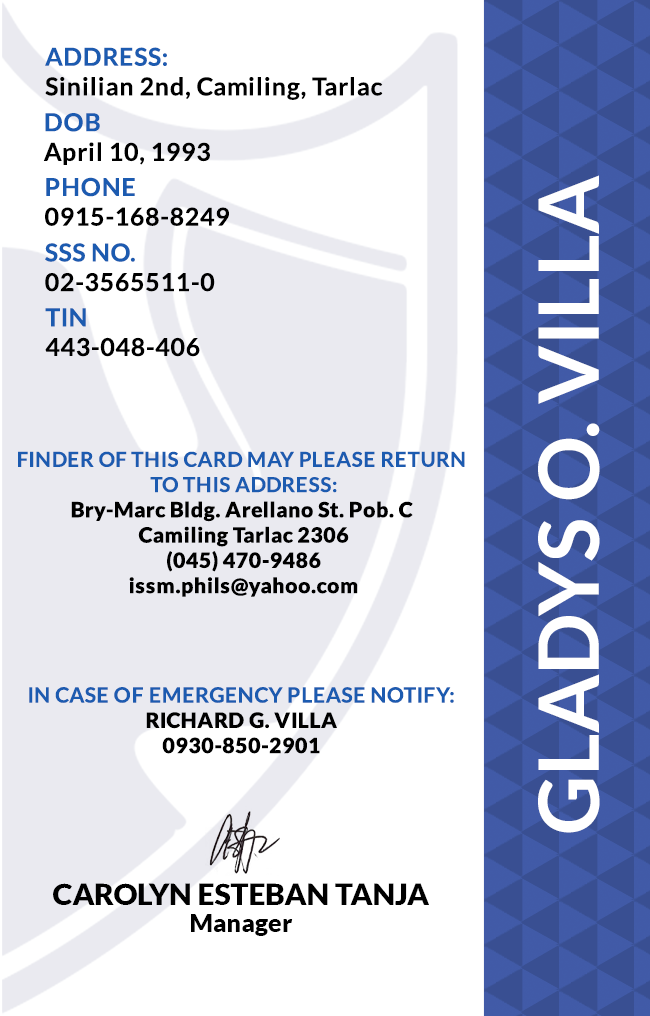
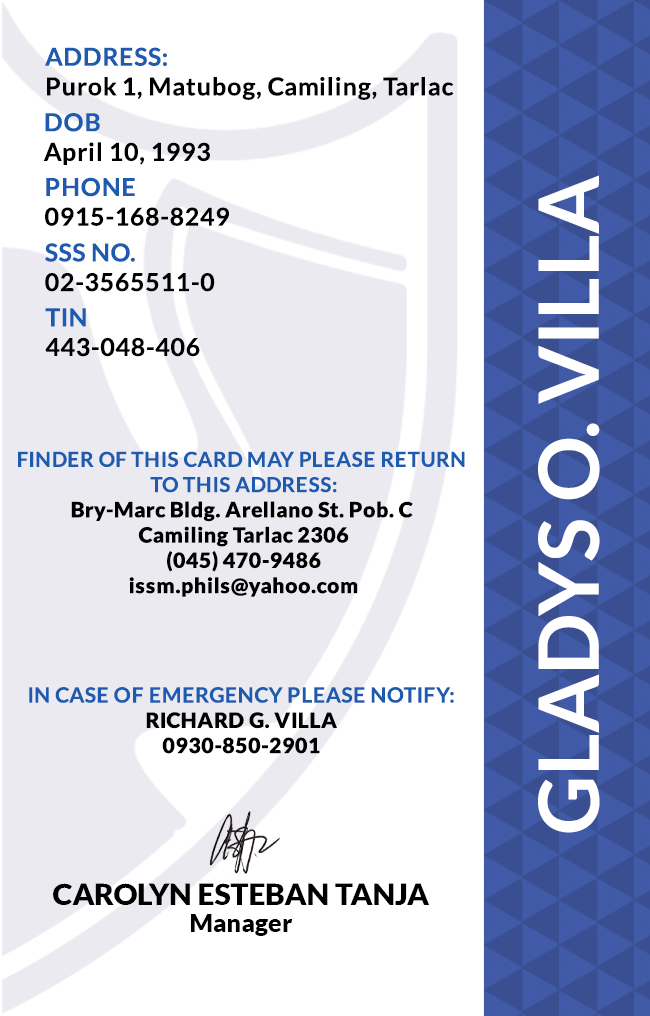
Before/after of a 650px x 1016px layered artwork. What changed in the layer stack:
renamed "ADDRESS: Sinilian 2nd, Camiling, Tarlac" to "ADDRESS: Purok 1, Matubog, Camiling, Tarlac", painted on it over (45, 77, 454, 100)
